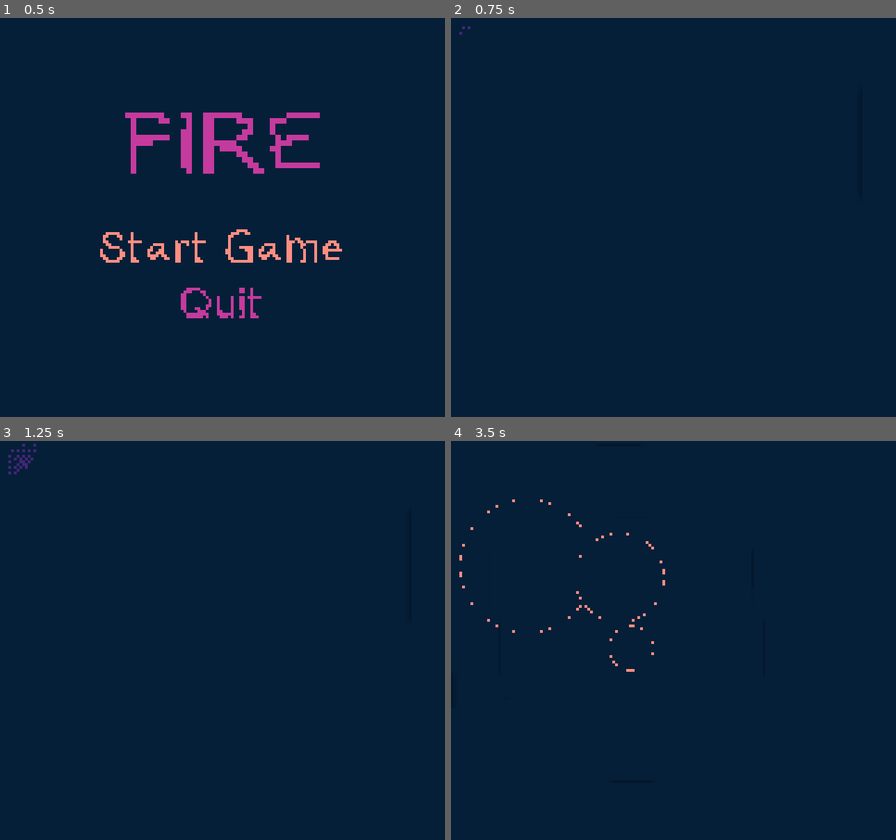
Above: before the commit, frames 1-4 (two rows, left to right).
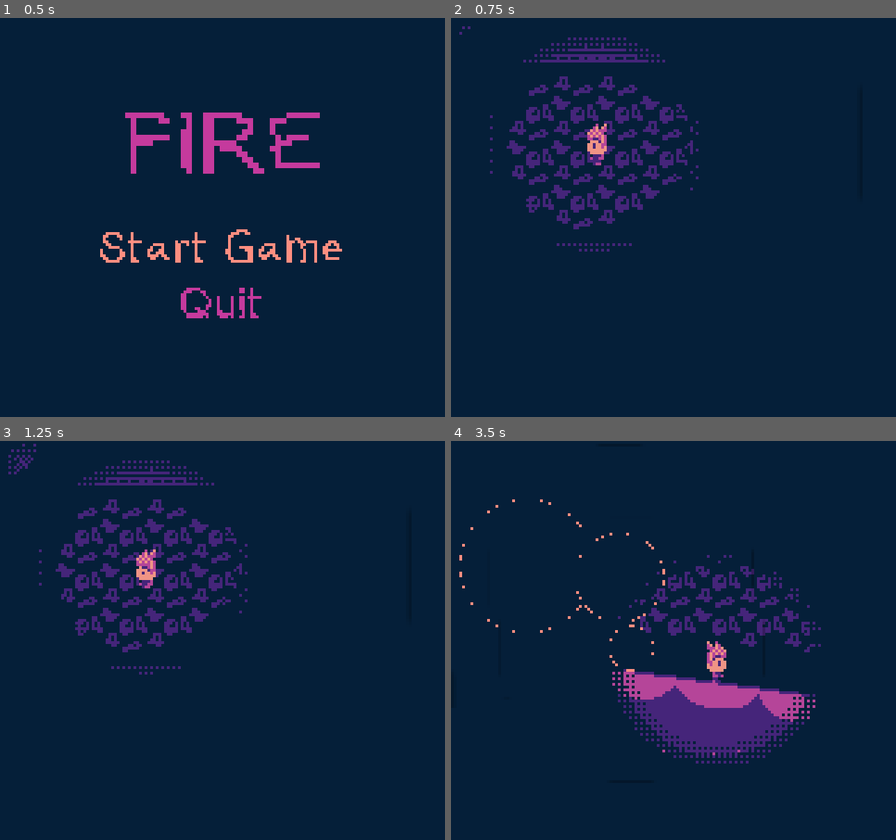
Above: after the commit, the same moments.

Repository: dallasschoff/game-jam-sept-2024
Game: Godot game, scene res://Scenes/Game.tscn
Same seed, same stepped clock (60 frames per second), same inputs: the game is played once before the commit and once after it. The engine's default icon, where the game draws it, is replaced by a stand-in: a white triangle on a blue panel in a dark square.
Inputs:
- Up to frame 1 (0.5 s): no input
- Up to frame 2 (0.75 s): click "Start Game" at 0.5 s
- Up to frame 3 (1.25 s): no input
- Up to frame 4 (3.5 s): hold Right (move_right) 1.28-2.03 s; tap Z (a_button) at 1.35, 2.1, 2.85 s; hold Down (move_down) 2.03-2.78 s; hold Right (move_right) from 2.78 s (still down)

Frame 1 is identical in both runs. In frame 2, 5.1% of the frame differs, in the area x 8-56%, y 4-59%; in frame 3, 5.0%; in frame 4, 8.3%, in the area x 36-84%, y 28-81%.

Commit message:
Pulse lighting update

Diff:
--- a/Scenes/Level.tscn
+++ b/Scenes/Level.tscn
@@ -103,6 +103,7 @@
 shader_parameter/pulse_position = null
 shader_parameter/start_frame = null
 shader_parameter/current_frame = null
+shader_parameter/pulseSpeed = null
 shader_parameter/blue = Vector4(0.02, 0.122, 0.224, 1)
 shader_parameter/purple = Vector4(0.29, 0.141, 0.502, 1)
 shader_parameter/pink = Vector4(0.773, 0.227, 0.616, 1)
--- a/Scenes/lighting.gdshader
+++ b/Scenes/lighting.gdshader
@@ -6,6 +6,7 @@
 uniform vec2 pulse_position;
 uniform float start_frame;
 uniform float current_frame;
+uniform float pulseSpeed;
 
 uniform vec4 blue = vec4(0.02,0.122,0.224,1);
 uniform vec4 purple = vec4(0.29,0.141,0.502,1);
@@ -45,32 +46,33 @@
 
 	vec2 wpUV = world_position.xy;
 	flicker = sin(TIME*2.0)*1.0;
-	float radius = flicker + 30.0;
-	float radius2 = flicker + 34.0;
-	float radius3 = flicker + 38.0;
+	float player_radius = flicker + 30.0;
+	float player_radius2 = flicker + 34.0;
+	float player_radius3 = flicker + 38.0;
 	float max_radius = 40.0;
 	float frame_diff = current_frame-start_frame;
-	float pulse_scaler = 5.5;
-	float pulse_radius1 = min(frame_diff/pulse_scaler, max_radius);
-	float pulse_radius2 = min(frame_diff/pulse_scaler, max_radius+4.0);
-	float pulse_radius3 = min(frame_diff/pulse_scaler, max_radius+8.0);
+	float pulse_radius1 = min(frame_diff/pulseSpeed, flicker + max_radius);
+	float pulse_radius2 = min(frame_diff/pulseSpeed, flicker + max_radius+4.0);
+	float pulse_radius3 = min(frame_diff/pulseSpeed, flicker + max_radius+8.0);
 
 	COLOR = blue; //vec4(0.02,0.122,0.224,1);
-	// Called for every pixel the material is visible on.
-	//if (distance(wpUV,player_position) < radius3 && ((mod(wpUV.x - player_position.x,2.0)<1.0)&&(mod(wpUV.y - player_position.y,2.0))<1.0)) {
-		//COLOR = vec4(1,1,1,0);
-	//}
-	//
-	////if (distance(wpUV,player_position) < radius2 && (mod((wpUV.x - wpUV.y + player_position.x - player_position.y),3)<1.0)) {
-	//if (distance(wpUV,player_position) < radius2 && ((mod(wpUV.x - player_position.x,2.0)<1.0) || (mod(wpUV.y - player_position.y,2.0))<1.0)) {
-		//COLOR = vec4(1,1,1,0);
-	//}
-	//
-	//if (distance(wpUV,player_position) < radius) {
-		//COLOR = vec4(1,1,1,0);
-	//}
 
-	//Pulse Code
+	// PLayer light---------------------------------
+	if (distance(wpUV,player_position) < player_radius3 && ((mod(wpUV.x - player_position.x,2.0)<1.0)&&(mod(wpUV.y - player_position.y,2.0))<1.0)) {
+		COLOR = vec4(1,1,1,0);
+	}
+
+	//if (distance(wpUV,player_position) < radius2 && (mod((wpUV.x - wpUV.y + player_position.x - player_position.y),3)<1.0)) {
+	if (distance(wpUV,player_position) < player_radius2 && ((mod(wpUV.x - player_position.x,2.0)<1.0) || (mod(wpUV.y - player_position.y,2.0))<1.0)) {
+		COLOR = vec4(1,1,1,0);
+	}
+
+	if (distance(wpUV,player_position) < player_radius) {
+		COLOR = vec4(1,1,1,0);
+	}
+	//--------------------------------------------
+
+	//Pulse light------------------------------------
 	if (distance(wpUV,pulse_position) < pulse_radius3 && ((mod(wpUV.x - pulse_position.x,2.0)<1.0)&&(mod(wpUV.y - pulse_position.y,2.0))<1.0)) {
 		COLOR = vec4(1,1,1,0);
 	}
@@ -82,6 +84,8 @@
 	if (distance(wpUV,pulse_position) < pulse_radius1) {
 		COLOR = vec4(1,1,1,0);
 	}
+	//-------------------------------------------------
+
 	//switch (colorMatch(COLOR)) {
 		//case 1:
 			//COLOR = blue;
--- a/Scripts/level.gd
+++ b/Scripts/level.gd
@@ -5,10 +5,14 @@
 @onready var shader = $ColorRect
 var shaderMat
 @export var PulseScene: PackedScene
+# To find correct number: ratio of modulo and speed should be ratio or 12 / 5 (modulo / pulseSpeed)
+@export var pulseSpeed = 5.5;
+
 
 func _ready():
 	shaderMat = shader.material
 	player.connect("create_pulse", create_pulse)
+	shaderMat.set_shader_parameter("pulseSpeed", pulseSpeed)
 
 # Called every frame. 'delta' is the elapsed time since the previous frame.
 func _process(delta):
--- a/Scripts/ripple.gd
+++ b/Scripts/ripple.gd
@@ -1,13 +1,14 @@
 extends Node2D
 
 @export var end_radius = 30.0
-@export var ripple_modulo = 12
+# To find correct number: ratio of modulo and speed should be ratio or 12 / 5 (modulo / pulseSpeed)
+@export var rippleSpeedModulo = 12
 var radius: float = 1.0
 
 func _process(delta):
 	if (radius == end_radius):
 		queue_free()
-	if (Engine.get_process_frames() % ripple_modulo == 0):
+	if (Engine.get_process_frames() % rippleSpeedModulo == 0):
 		print("draw")
 		radius += 1
 		queue_redraw()
